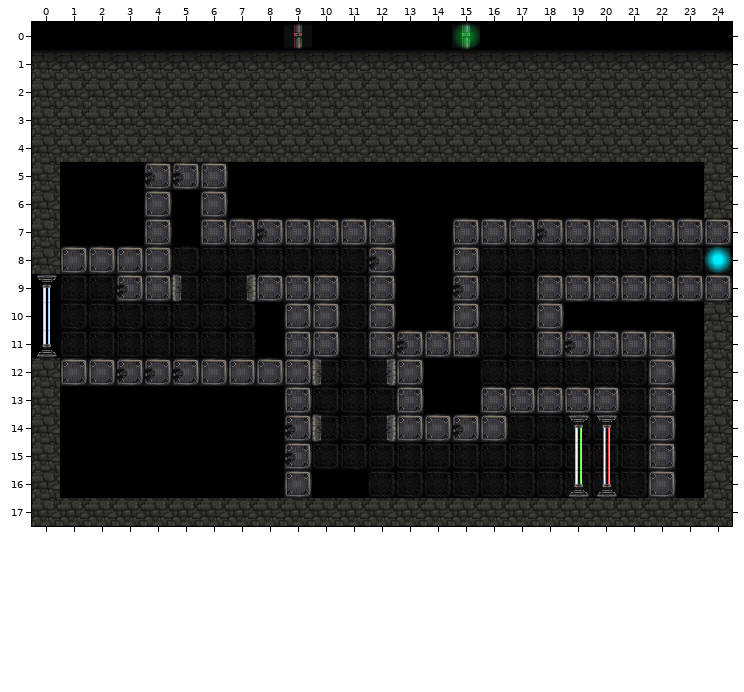
Tiled map, stored at lib/map/map1.tmx. Above, as it was before the edit.
Cells are 32x32 px. Shown: x 0..24, y 0..17.
And afterwards:
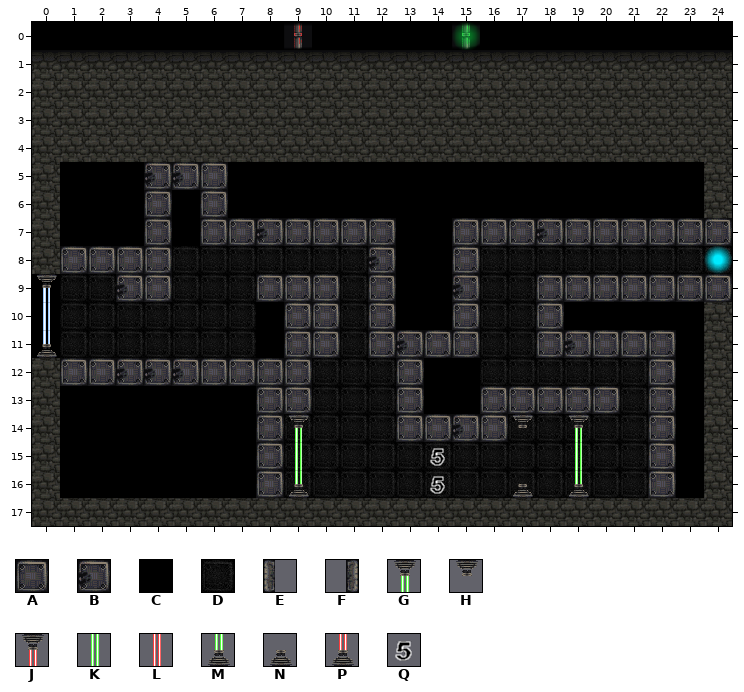
Key: from "tileset": A 0, B 1, C 9, D 10, E 25, F 27, G 56, H 57, J 58, K 66, L 68, M 76, N 77, P 78, Q 94.
_ is an empty cell, . an unchanged one.
The exact change:
--- layer "background"
@@ x 8..11 @@
-13 C...
-14 CB..
-15 CB..
-16 CACC
+13 A...
+14 AD..
+15 AD..
+16 ADDD
--- layer "interactive"
@@ x 5..7 @@
- 9 E.F
+ 9 _._
@@ x 10..12 @@
-12 E.F
+12 _._
@@ x 9..20 @@
-14 _E.F...._..J
-15 _...._.....L
-16 _...._.._..P
+14 G_._....H.._
+15 K....Q....._
+16 M....Q..N.._
